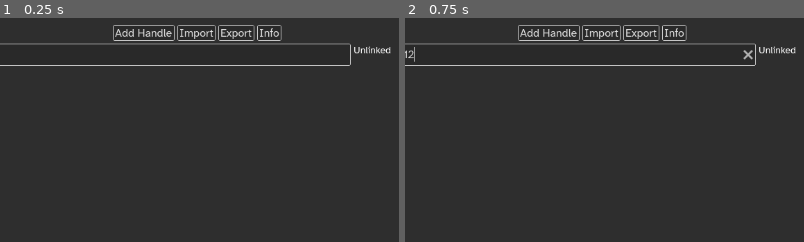
Above: before the commit, frames 1-2 (left to right).
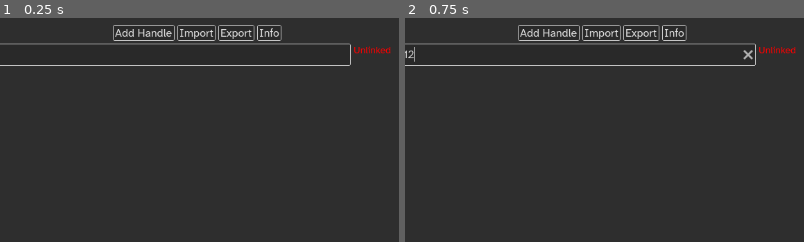
Above: after the commit, the same moments.

Repository: kornelharm/OBS-Text-Handler
Game: Godot game, scene res://Scenes/main.tscn
Two runs of this game, one before a commit and one after it. Both use one fixed random seed, a clock stepped at 60 frames per second and the inputs below.
Inputs (mouse positions are % of the whole screen's width and height, from its top left):
- Up to frame 1 (0.25 s): no input
- Up to frame 2 (0.75 s): click (47, 8) at 0.52 s; type "12" at 0.6 s
The pictures show only the part of the screen within x 25-75%, y 0-50%; the shares and areas given below are measured in that part.

The runs differ from the first frame. In frame 1, 0.2% of the frame differs, in the area x 88-98%, y 12-17%; in frame 2, 0.2%.
Error before the commit: Parse Error: Identifier "key" not declared in the current scope. (res://Scripts/Main.gd:42)

Commit message:
Unintended typo

Diff:
--- a/Scripts/main.gd
+++ b/Scripts/main.gd
@@ -38,7 +38,7 @@
 func _on_new_handle_button_down():
 	add_handle("New Handle", "")
 
-func get_persistent_value(keMy):
+func get_persistent_value(key):
 	return persistentValues[key]
 
 func set_persistent_values(keys : Array, vals : Array):
